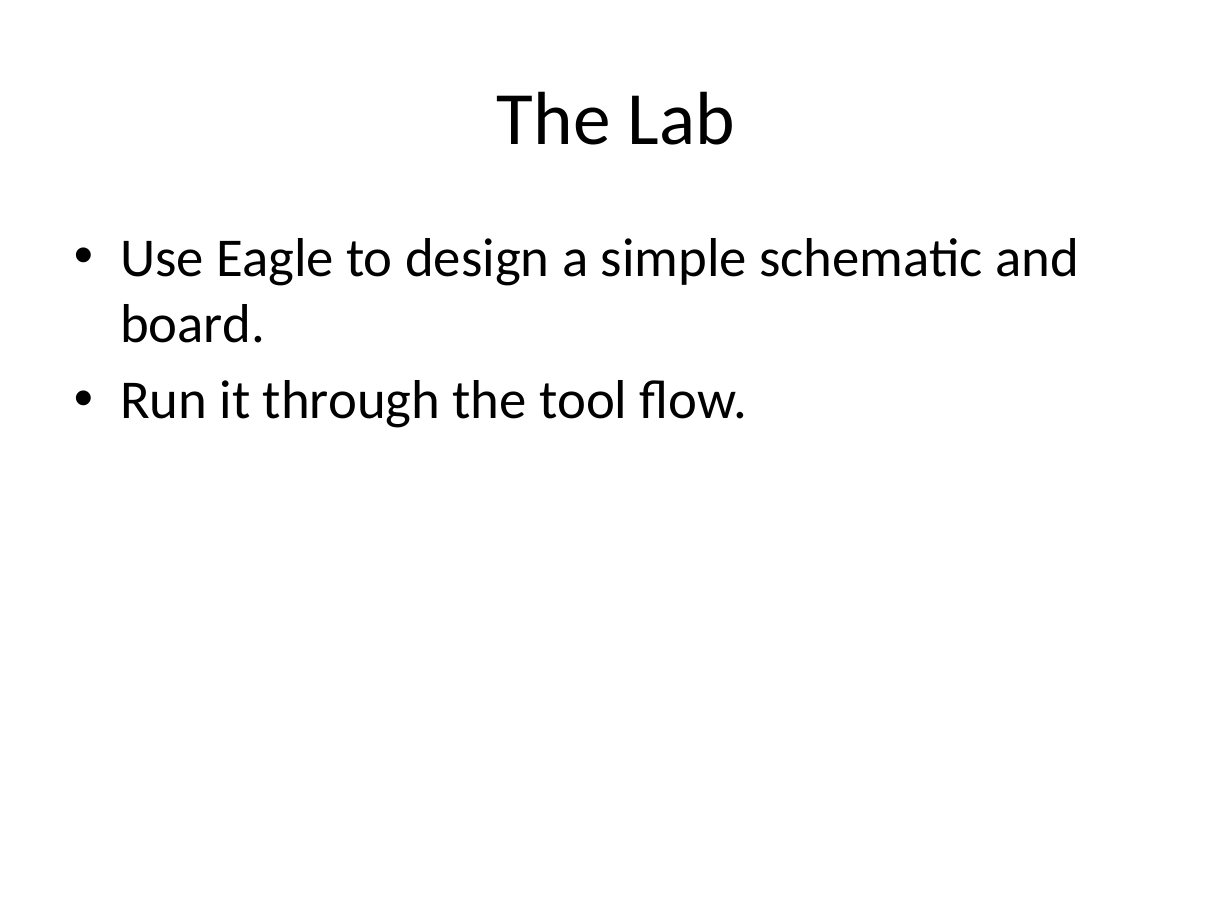
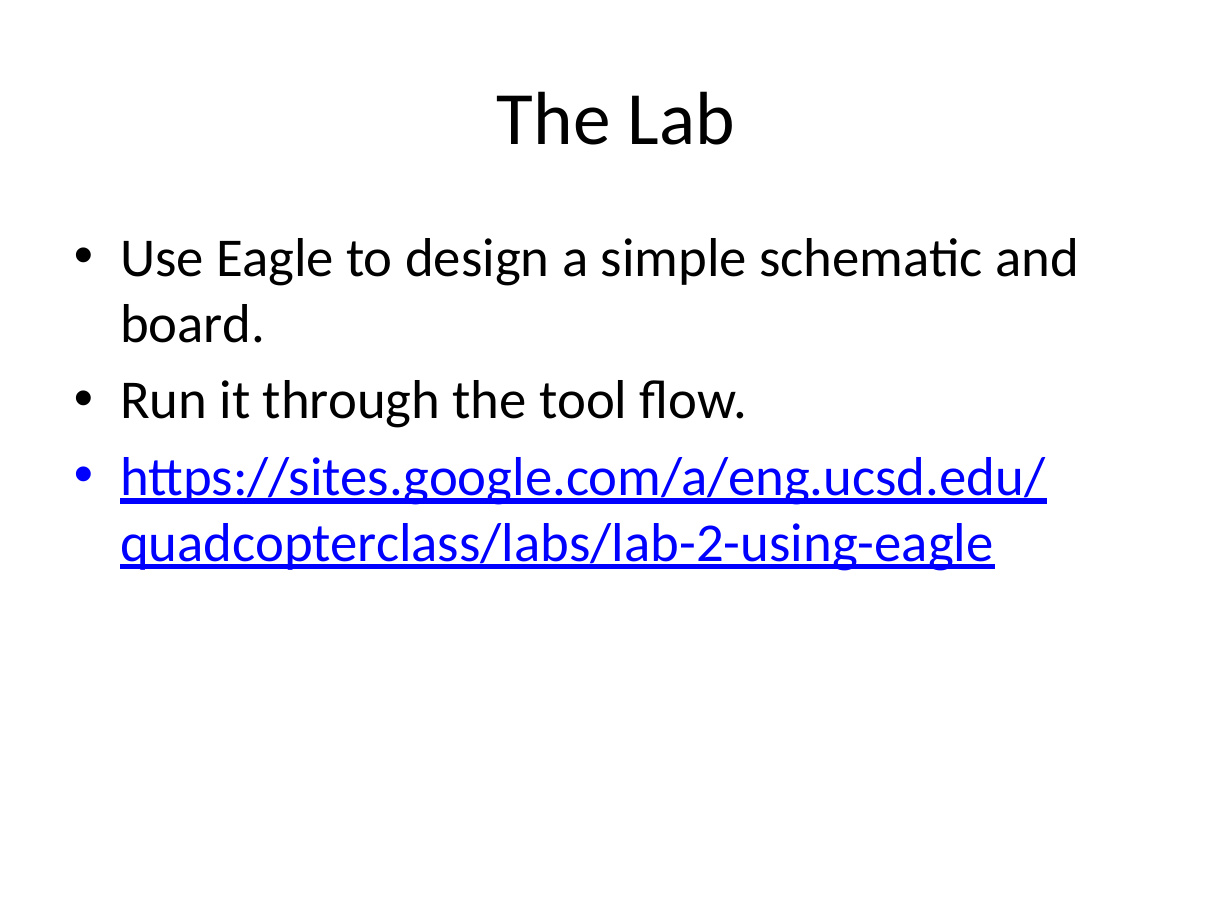
Before and after one commit to NVSL/QuadClass-Resources, a slide deck: slide 50 of Lecture Slides/Lab01-Eagle-Intro.pptx. Drawn at 1232x924 pixels with LibreOffice and Linux fonts; fonts in the diff are those of the drawing. Boxes give left, top, right and bottom in pixels: in the first picture for what was removed or moved away, otherwise in the second. Text is boxed around its words. In the diff, an @@ line names an element or a change of style, - is before the commit and + after.

```diff
--- a/Lecture Slides/Lab01-Eagle-Intro.pptx
+++ b/Lecture Slides/Lab01-Eagle-Intro.pptx
@@ text at (120, 457, 1045, 571): paragraph added @@
+• https://sites.google.com/a/eng.ucsd.edu/quadcopterclass/labs/lab-2-using-eagle
```
Also in this commit, not shown: 15 other slides changed, 3 slides added, 6 other files.
